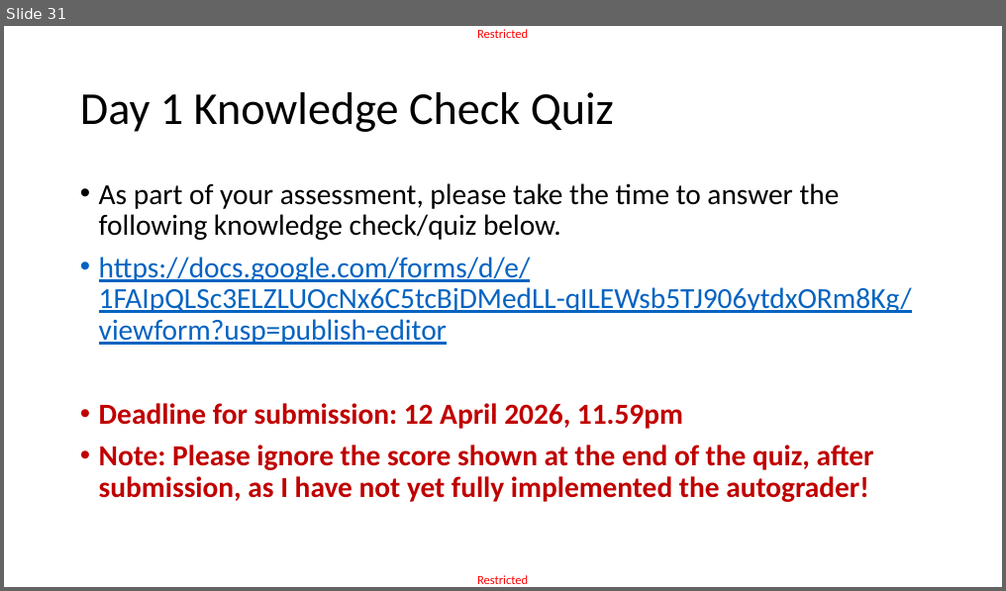
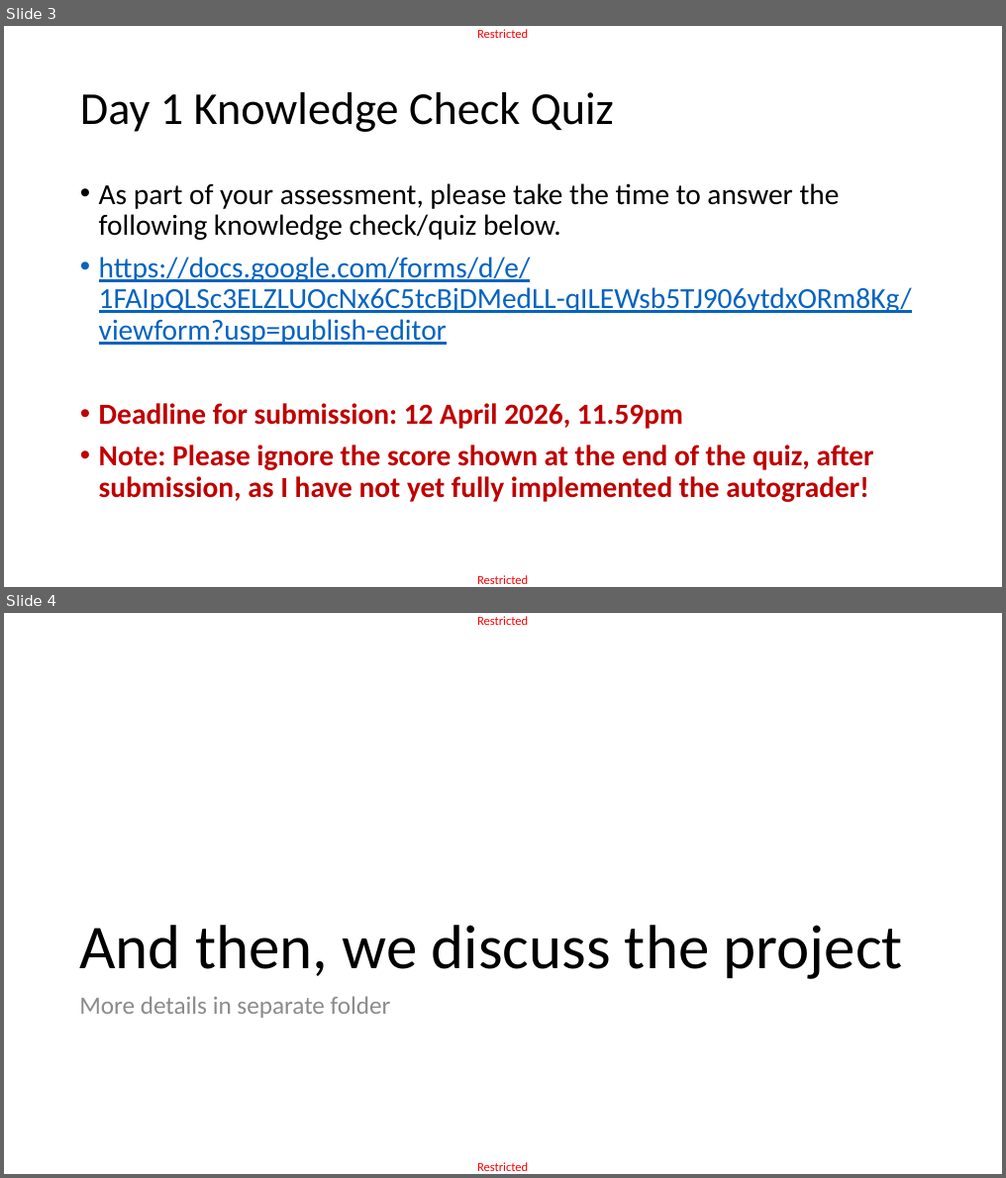
Before and after one commit to matthieudemari/SUTD_ACAD_DL-CV, a slide deck: Day 3 Part 4/D1P4.pptx. Shown one above the other, each under a label of ours: slide 31 before the commit, slides 3 and 4 after it. The pictures are 1006x591 and 1006x1178 pixels, drawn with LibreOffice and Linux fonts; fonts in the diff are those of the drawing. Boxes give left, top, right and bottom in pixels: in the first picture for what was removed or moved away, otherwise in the second. Text is boxed around its words. In the diff, an @@ line names an element or a change of style, - is before the commit and + after.

```diff
--- a/Day 3 Part 4/D1P4.pptx
+++ b/Day 3 Part 4/D1P4.pptx
@@ slide 4 added at box(4, 613, 1002, 1174), background #FFFFFF; not listed: 2 template elements that a slide beside it also shows @@
@@ title added at box(79, 925, 903, 979), 60 pt, text #000000 @@
+And then, we discuss the project
@@ text added at box(79, 996, 391, 1018), 24 pt, text #8C8C8C @@
+More details in separate folder
@@ what was slide 31 is now slide 3 @@
```
Also in this commit, not shown: 28 slides removed, 19 other files.
